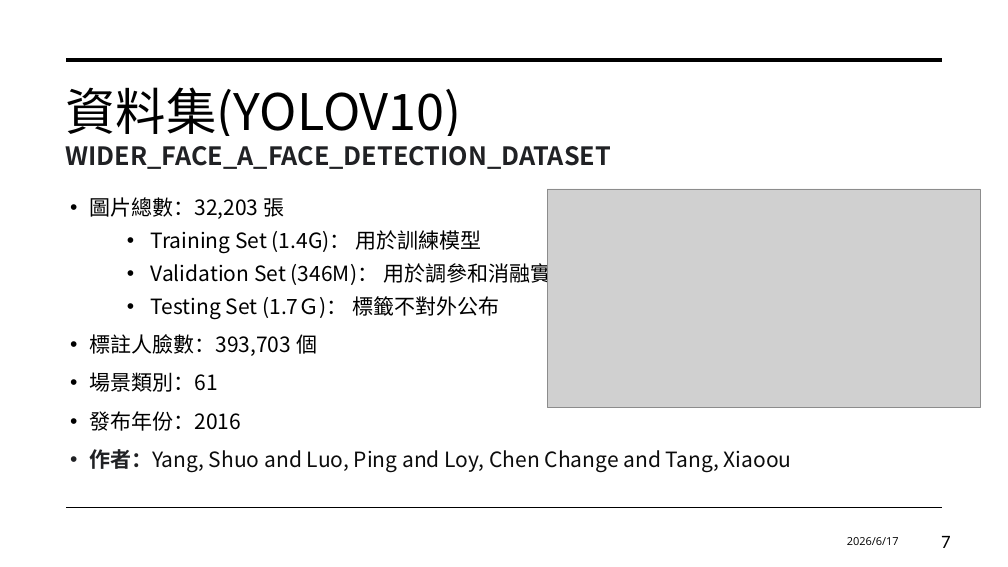
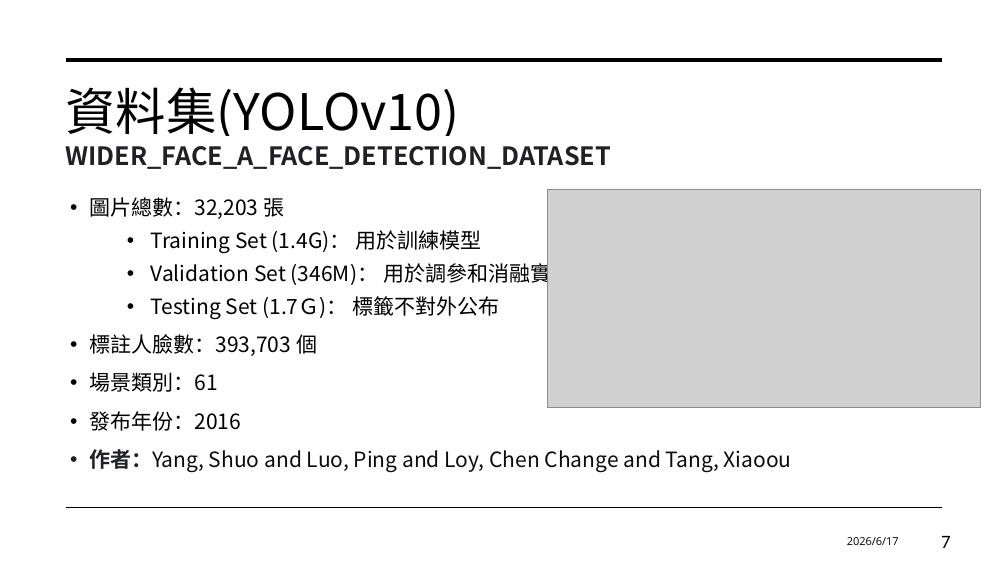
Before and after one commit to 0071ht/Special-topic-implementation, a slide deck: slide 7 of 專題報告.pptx. Drawn at 1008x567 pixels with LibreOffice and Linux fonts; fonts in the diff are those of the drawing; grey boxes stand for pictures. Boxes give left, top, right and bottom in pixels: in the first picture for what was removed or moved away, otherwise in the second. Text is boxed around its words. In the diff, an @@ line names an element or a change of style, - is before the commit and + after.

```diff
--- a/專題報告.pptx
+++ b/專題報告.pptx
@@ title at (x1=65, y1=87, x2=611, y2=169): text changed @@
-資料集(YOLOV10)
-WIDER_FACE_A_FACE_DETECTION_DATASET
+資料集(YOLOv10)
+WIDER_FACE_A_FACE_DETECTION_DATASET
```
Also in this commit, not shown: 2 other slides changed.
